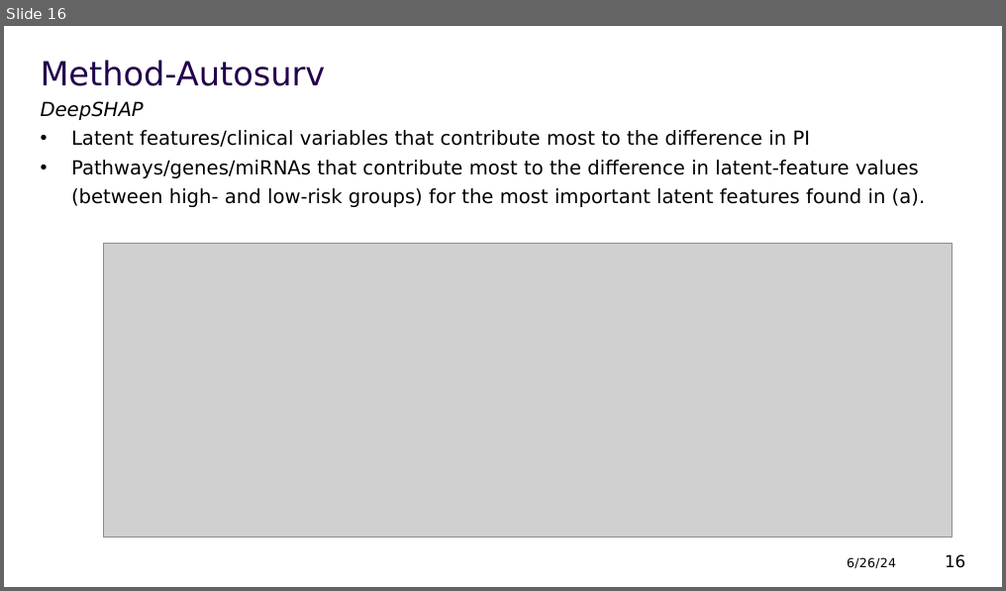
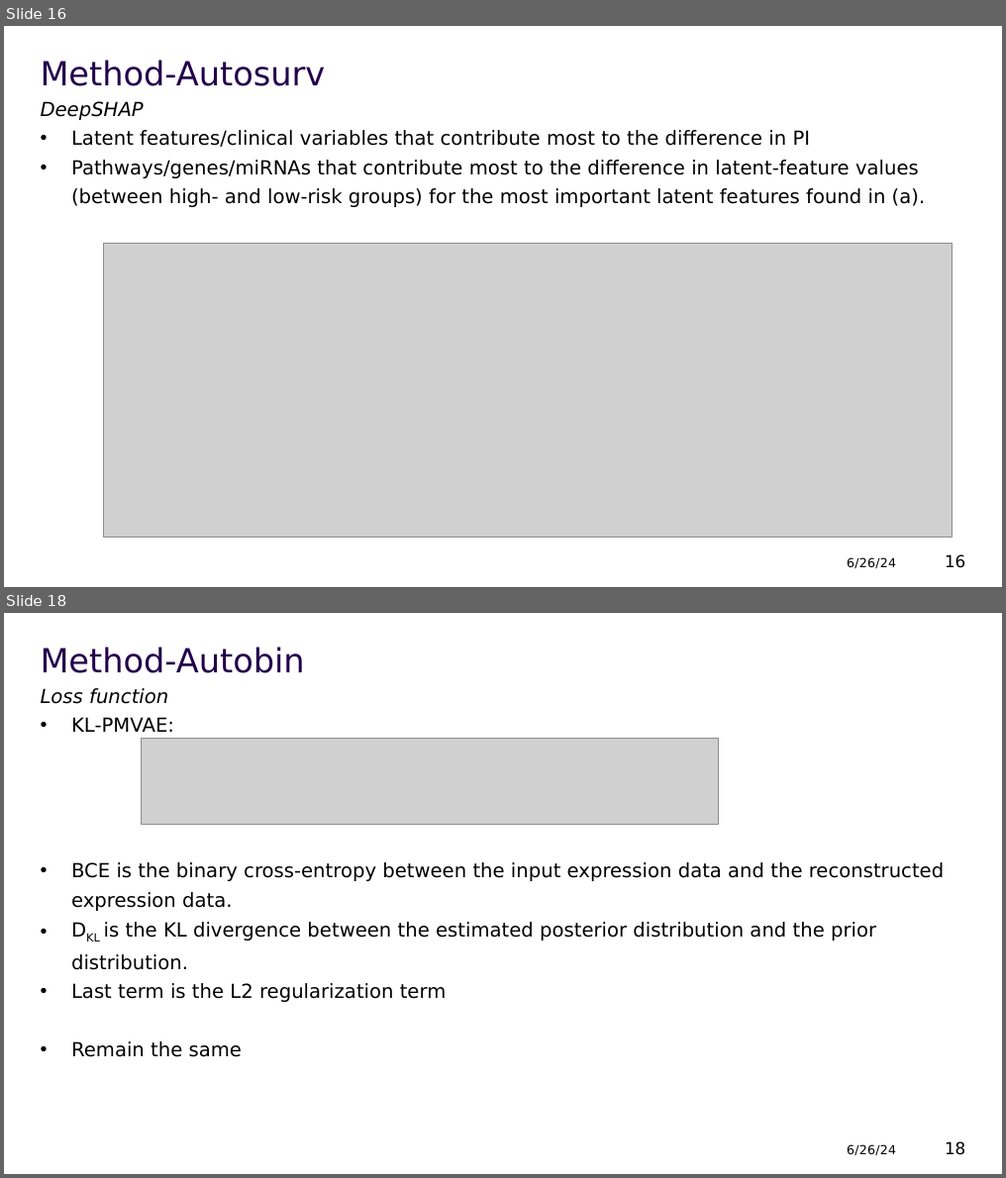
Before and after one commit to ywu39393/Autosurv, a slide deck: Summary/Summary.pptx. Shown one above the other, each under a label of ours: slide 16 before the commit, slides 16 and 18 after it; the slides between them are not shown. The pictures are 1006x591 and 1006x1178 pixels, drawn with LibreOffice and Linux fonts; fonts in the diff are those of the drawing; grey boxes stand for pictures; background and template pictures are left out. Boxes give left, top, right and bottom in pixels: in the first picture for what was removed or moved away, otherwise in the second. Text is boxed around its words. In the diff, an @@ line names an element or a change of style, - is before the commit and + after.

Commit message:
update autobin

```diff
--- a/Summary/Summary.pptx
+++ b/Summary/Summary.pptx
@@ slide 18 added at [4,613,1002,1174], background #FFFFFF @@
@@ title added at [41,647,305,673], 24 pt, text #23004C @@
+Method-Autobin
@@ text added at [41,688,168,704], 14 pt, text #000000, italic @@
+Loss function
@@ text added at [71,717,944,1058], 14 pt, text #000000 @@
+• KL-PMVAE:
+• BCE is the binary cross-entropy between the input expression data and the reconstructed expression data.
+• DKL is the KL divergence between the estimated posterior distribution and the prior distribution.
+• Last term is the L2 regularization term
+• Remain the same
@@ picture added at [141,738,719,824] @@
@@ text added at [846,1145,896,1156], 9 pt, text #000000 @@
+6/26/24
@@ page number added at [944,1142,965,1156], 12 pt, text #000000 @@
+18
```
Also in this commit, not shown: 1 slide changed, 4 other slides added, 2 other files.
